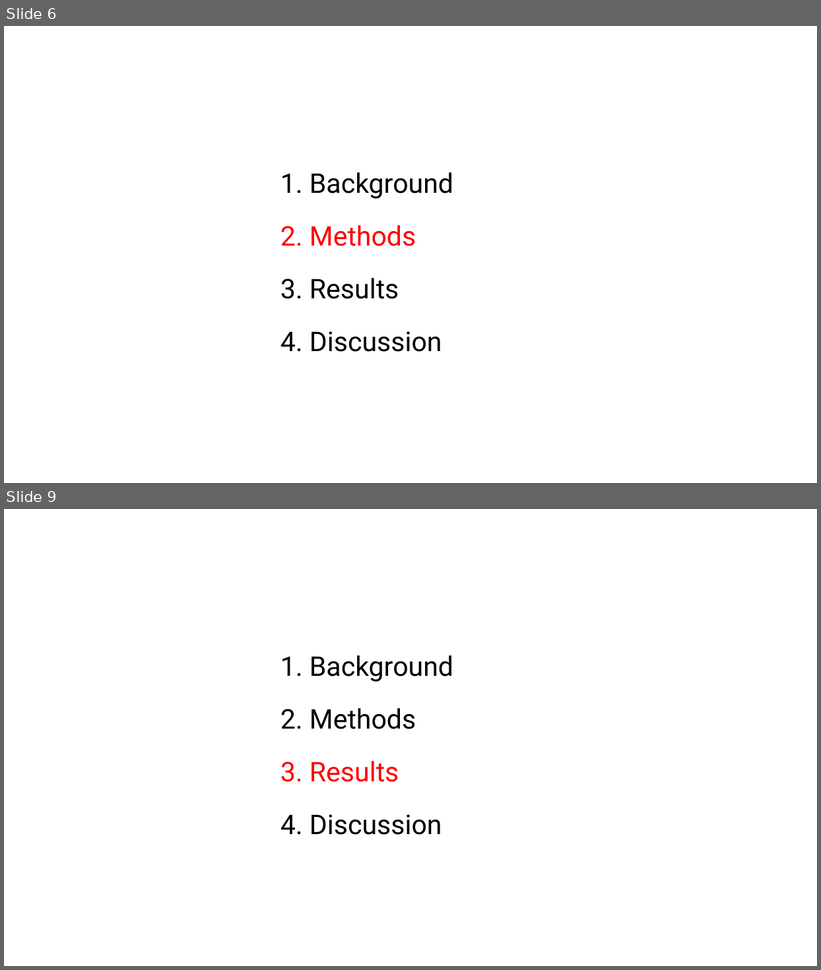
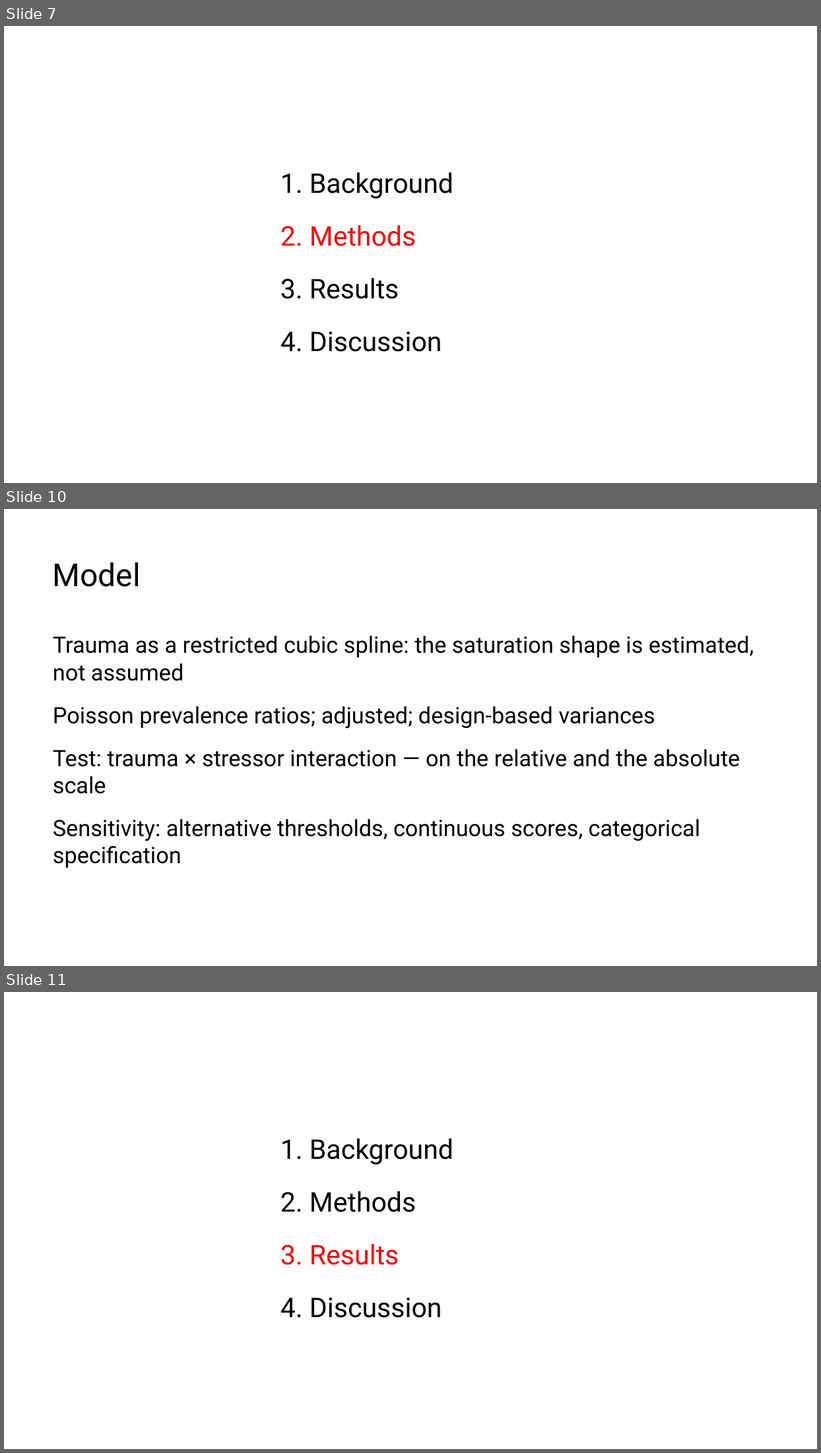
Before and after one commit to MrMoh19/speechify-personal, a slide deck: projects/marvin-stress-trauma/istss_trauma_saturation.pptx. Shown one above the other, each under a label of ours: slides 6 and 9 before the commit, slides 7, 10 and 11 after it; the slides between them are not shown. The pictures are 821x970 and 821x1453 pixels, drawn with LibreOffice and Linux fonts; fonts in the diff are those of the drawing. Boxes give left, top, right and bottom in pixels: in the first picture for what was removed or moved away, otherwise in the second. Text is boxed around its words. In the diff, an @@ line names an element or a change of style, - is before the commit and + after.

```diff
--- a/projects/marvin-stress-trauma/istss_trauma_saturation.pptx
+++ b/projects/marvin-stress-trauma/istss_trauma_saturation.pptx
@@ slide 10 added at (x1=4, y1=509, x2=817, y2=966), background #FFFFFF @@
@@ text added at (x1=53, y1=562, x2=141, y2=587), 28 pt, text #000000 @@
+Model
@@ text added at (x1=53, y1=636, x2=754, y2=868), 20 pt, text #000000 @@
+Trauma as a restricted cubic spline: the saturation shape is estimated, not assumed
+Poisson prevalence ratios; adjusted; design-based variances
+Test: trauma × stressor interaction — on the relative and the absolute scale
+Sensitivity: alternative thresholds, continuous scores, categorical specification
@@ what was slide 6 is now slide 7 @@
@@ what was slide 9 is now slide 11 @@
```
Also in this commit, not shown: 6 slides changed, 4 other slides added, 1 slide removed, 1 other file.
